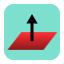
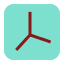
Layers edited between the first and the second 64px x 64px image:
added layer "Frame" above "Distance2" over [15, 11, 52, 51]
hid "Plane2 copy" over [7, 14, 57, 50]
